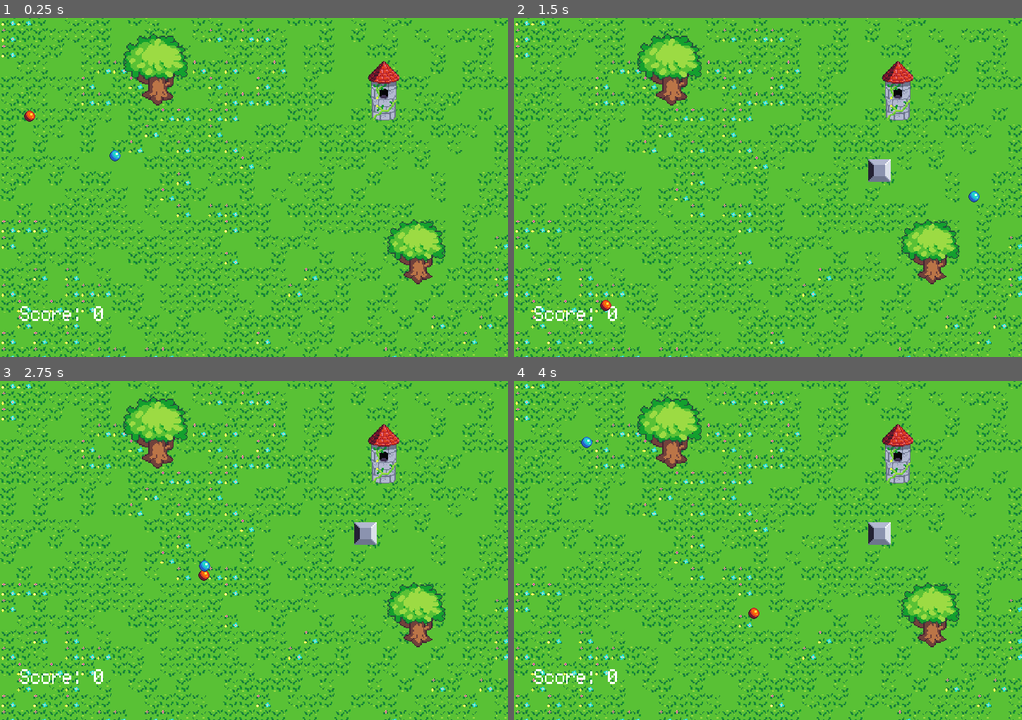
Above: before the commit, frames 1-4 (two rows, left to right).
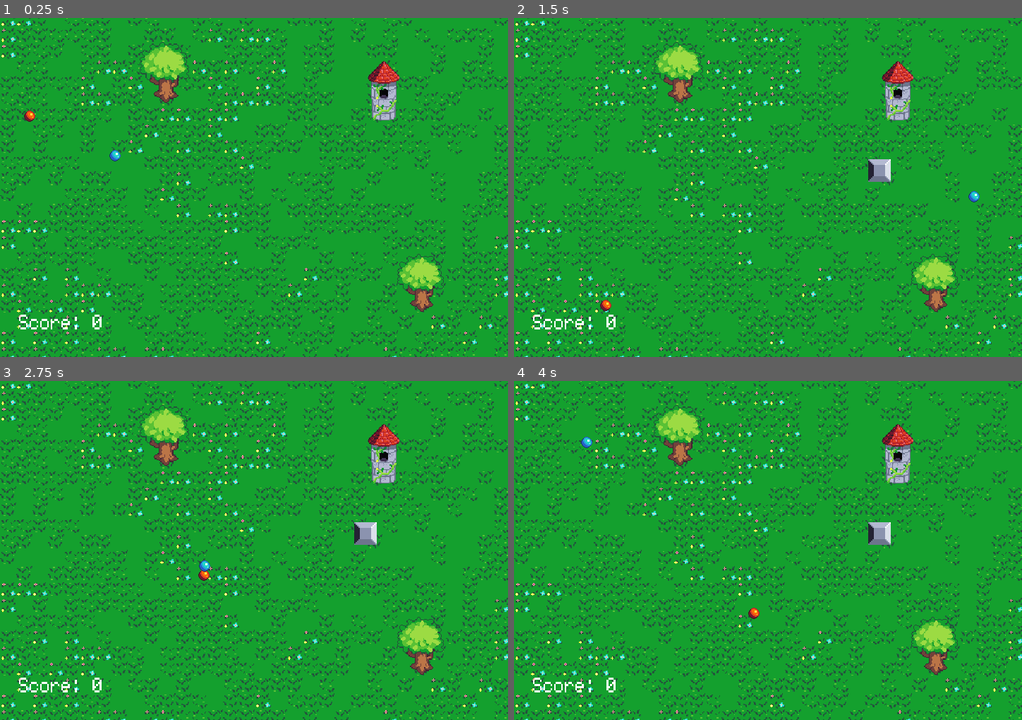
Above: after the commit, the same moments.

Repository: ShrimpCatDev/blockly
Game: Godot game, scene res://scenes/main.tscn
Two runs of this game, one before a commit and one after it. Both use one fixed random seed, a clock stepped at 60 frames per second and the inputs below.
Inputs (mouse positions are in pixels of both pictures, inside the frame that each line leads up to):
- Up to frame 1 (0.25 s): no input
- Up to frame 2 (1.5 s): tap Enter at 0.5 s; move the mouse to (879, 170) at 0.52 s; hold Right 0.53-1.28 s; tap Alt at 0.6 s; click (879, 170) at 0.67 s; move the mouse to (666, 204) at 1.27 s; hold Down from 1.28 s (still down); tap Shift at 1.35 s
- Up to frame 3 (2.75 s): move the mouse to (304, 475) at 2.02 s; release Down at 2.03 s; hold Right from 2.03 s (still down); tap Alt at 2.1 s
- Up to frame 4 (4 s): move the mouse to (742, 618) at 2.77 s; release Right at 2.78 s; hold Up 2.78-3.53 s; tap Shift at 2.85 s; click (742, 618) at 2.92 s; move the mouse to (920, 601) at 3.52 s; hold Left from 3.53 s (still down); tap Alt at 3.6 s

The runs differ from the first frame. In frame 1, 97% of the frame differs, in the area x 0-100%, y 0-100%; in frame 2, 97%; in frame 3, 97%; in frame 4, 97%.

Commit message:
stuff yes

Diff:
--- a/project.godot
+++ b/project.godot
@@ -21,6 +21,7 @@
 window/size/viewport_height=480
 window/size/resizable=false
 window/stretch/mode="viewport"
+window/stretch/aspect="ignore"
 window/stretch/scale_mode="integer"
 
 [global_group]
--- a/scenes/main.tscn
+++ b/scenes/main.tscn
@@ -9,7 +9,7 @@
 [ext_resource type="Texture2D" uid="uid://cju0ksiwgvkdl" path="res://assets/Background.png" id="3_tbgi4"]
 [ext_resource type="FontFile" uid="uid://cxxieuk3c3ihm" path="res://assets/monogram.ttf" id="4_tipki"]
 [ext_resource type="PackedScene" uid="uid://brokqrln1vi6y" path="res://scenes/goodball.tscn" id="5_tefeu"]
-[ext_resource type="Texture2D" uid="uid://contfgfy33yu5" path="res://assets/tree.png" id="8_tipki"]
+[ext_resource type="PackedScene" uid="uid://dansmr437cnst" path="res://scenes/tree.tscn" id="10_choun"]
 
 [sub_resource type="LabelSettings" id="LabelSettings_tipki"]
 
@@ -38,11 +38,13 @@
 texture = ExtResource("3_tbgi4")
 
 [node name="Label" type="Label" parent="." unique_id=171837411]
-offset_left = 29.000008
-offset_top = 396.00003
-offset_right = 78.5968
-offset_bottom = 419.00003
+offset_left = 27.0
+offset_top = 408.0
+offset_right = 76.596794
+offset_bottom = 431.0
 scale = Vector2(2.4799988, 2.9600003)
+theme_override_colors/font_color = Color(0.0008062382, 0.18764177, 0.30046585, 1)
+theme_override_colors/font_outline_color = Color(0, 0, 0, 1)
 theme_override_fonts/font = ExtResource("4_tipki")
 theme_override_font_sizes/font_size = 32
 text = "Meow"
@@ -80,12 +82,10 @@
 rotation = 1.5707964
 shape = SubResource("WorldBoundaryShape2D_re20f")
 
-[node name="Tree1" type="Sprite2D" parent="." unique_id=687218362]
-position = Vector2(590, 331)
-scale = Vector2(1.6240194, 1.4792215)
-texture = ExtResource("8_tipki")
+[node name="Tree" parent="." unique_id=1726662235 instance=ExtResource("10_choun")]
+position = Vector2(233, 77)
+scale = Vector2(1.4, 1.4)
 
-[node name="Tree2" type="Sprite2D" parent="." unique_id=319438306]
-position = Vector2(221, 73)
-scale = Vector2(1.82, 1.640625)
-texture = ExtResource("8_tipki")
+[node name="Tree2" parent="Tree" unique_id=1798057415 instance=ExtResource("10_choun")]
+position = Vector2(259.2857, 212.85713)
+scale = Vector2(0.94285536, 0.94285536)
--- /dev/null
+++ b/scenes/tree.tscn
@@ -0,0 +1,16 @@
+[gd_scene format=3 uid="uid://dansmr437cnst"]
+
+[ext_resource type="Texture2D" uid="uid://contfgfy33yu5" path="res://assets/tree.png" id="1_avsvi"]
+
+[sub_resource type="CircleShape2D" id="CircleShape2D_ha1pi"]
+
+[node name="Tree" type="Node2D" unique_id=1726662235]
+
+[node name="Tree" type="Sprite2D" parent="." unique_id=1775759459]
+texture = ExtResource("1_avsvi")
+
+[node name="StaticBody2D" type="StaticBody2D" parent="Tree" unique_id=247357991]
+
+[node name="CollisionShape2D" type="CollisionShape2D" parent="Tree/StaticBody2D" unique_id=532349450]
+position = Vector2(1, 20)
+shape = SubResource("CircleShape2D_ha1pi")
Binary file changed: assets/grassSheet.png
Binary file changed: assets/map.png
